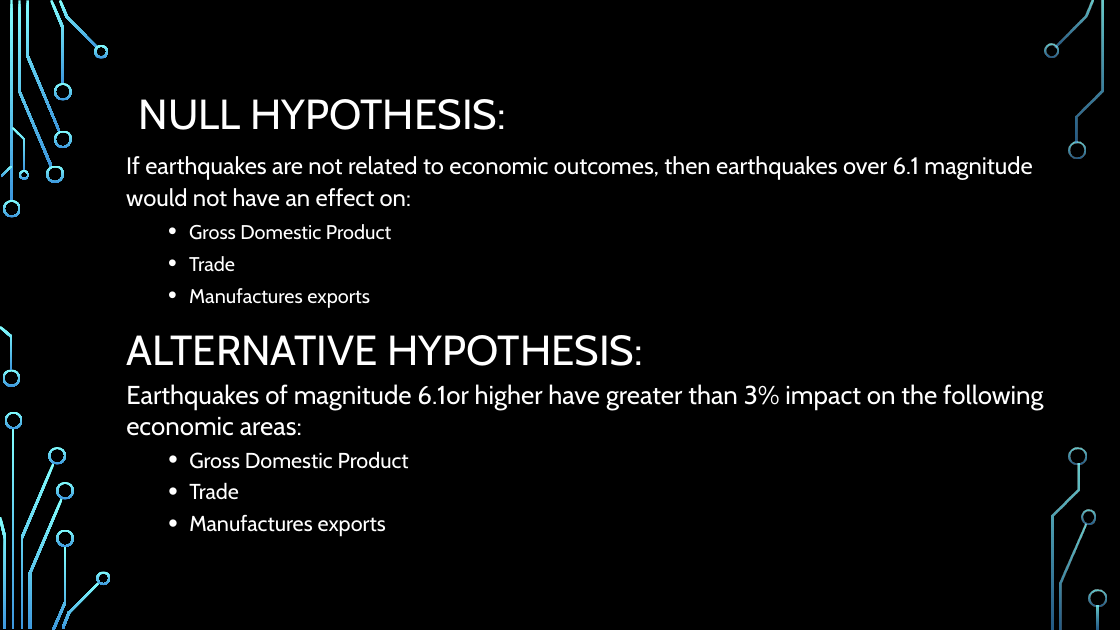
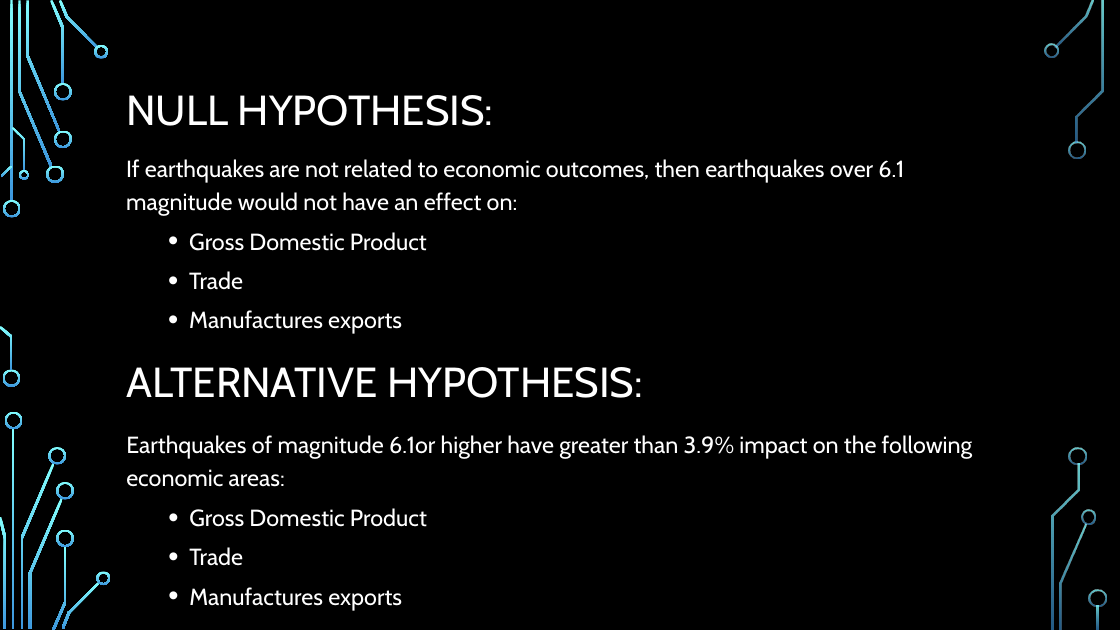
Before and after one commit to kennknisley/project-one-back, a slide deck: slide 4 of Iceland_presentation.pptx. Drawn at 1120x630 pixels with LibreOffice and Linux fonts; fonts in the diff are those of the drawing; background and template pictures are left out. Boxes give left, top, right and bottom in pixels: in the first picture for what was removed or moved away, otherwise in the second. Text is boxed around its words. In the diff, an @@ line names an element or a change of style, - is before the commit and + after.

```diff
--- a/Iceland_presentation.pptx
+++ b/Iceland_presentation.pptx
@@ text "NULL HYPOTHESIS:": place and size @@
-text "NULL HYPOTHESIS:" at [139, 99, 506, 130]
+text "NULL HYPOTHESIS:" at [126, 95, 494, 126]
@@ text "If earthquakes are not related ..." at [126, 159, 904, 290]: size 20.4 to 20 pt in "If earthquakes are not related to economic ..."; size 17 to 20 pt in "Gross Domestic Product", "Trade", "Manufactures exports"; line spacing 1.1 to 1.2 @@
@@ title "ALTERNATIVE HYPOTHESIS:": place and size @@
-title "ALTERNATIVE HYPOTHESIS:" at [126, 335, 643, 366]
+title "ALTERNATIVE HYPOTHESIS:" at [126, 367, 643, 398]
@@ text "Earthquakes of magnitude 6.1or higher ...": place and size @@
-text "Earthquakes of magnitude 6.1or higher ..." at [126, 384, 1043, 537]
+text "Earthquakes of magnitude 6.1or higher ..." at [126, 435, 973, 611]
@@ text at [126, 435, 973, 487]: text changed; size 22.2 to 20 pt @@
-Earthquakes of magnitude 6.1or higher have greater than 3% impact on the following economic areas:
+Earthquakes of magnitude 6.1or higher have greater than 3.9% impact on the following economic areas:
@@ text at [189, 508, 427, 611]: size 18.5 to 20 pt in "Gross Domestic Product", "Trade", "Manufactures exports"; line spacing 1 to 1.2 @@
```
Also in this commit, not shown: 5 other slides changed, 4 slides added, 2 slides removed, 7 other files.
